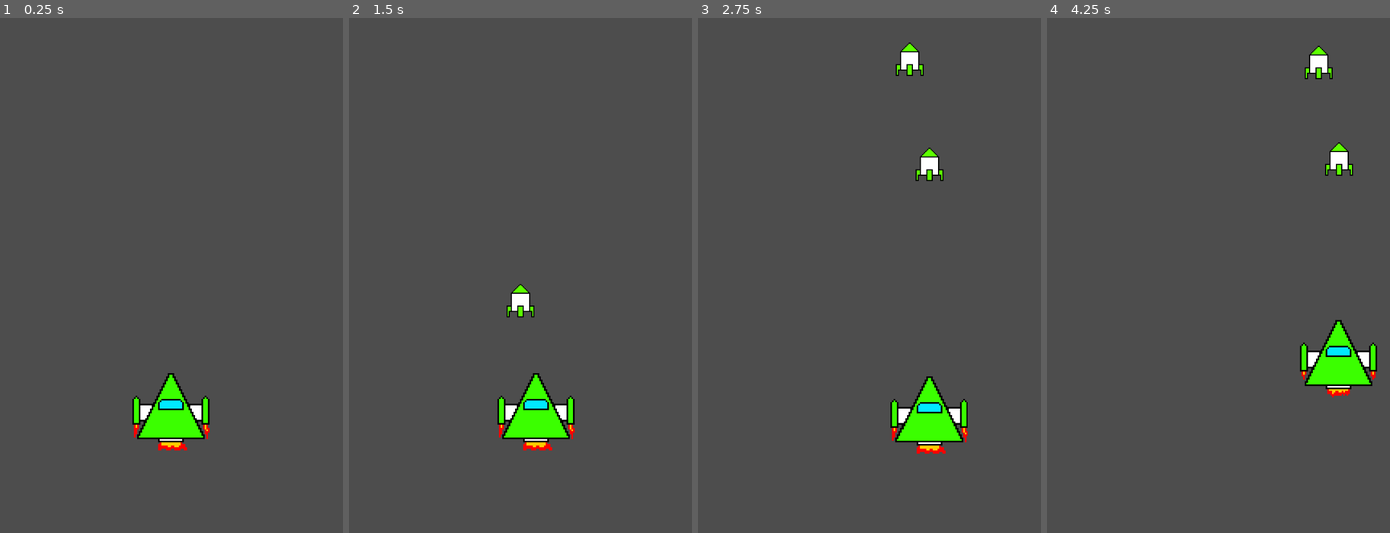
Above: before the commit, frames 1-4 (left to right).
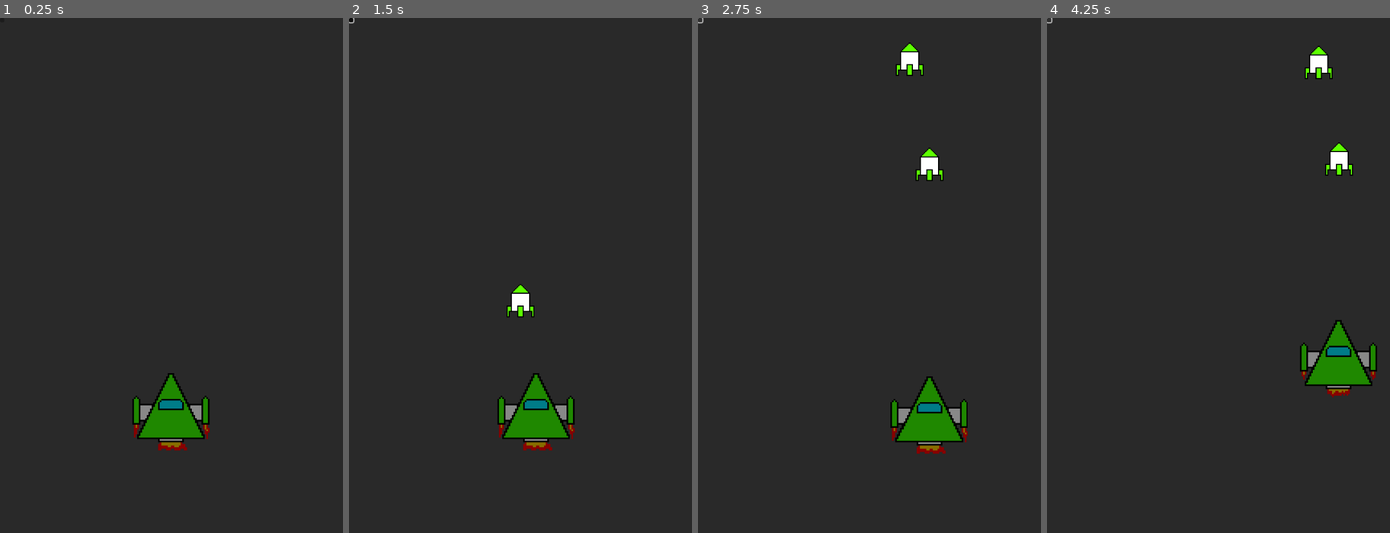
Above: after the commit, the same moments.

Repository: Bartek0x00/Morphing-Mayhem
Game: Godot game, scene res://Scenes/Main.tscn
Same seed, same stepped clock (60 frames per second), same inputs: the game is played once before the commit and once after it.
Inputs (mouse positions are in pixels of both pictures, inside the frame that each line leads up to):
- Up to frame 1 (0.25 s): no input
- Up to frame 2 (1.5 s): click (352, 18) at 0.52 s; hold Right (right) from 1.28 s (still down); hold Space (shoot) from 1.28 s (still down)
- Up to frame 3 (2.75 s): release Right (right) at 2.03 s; release Space (shoot) at 2.03 s; hold Down (down) from 2.03 s (still down); tap Space (shoot) at 2.1 s
- Up to frame 4 (4.25 s): release Down (down) at 2.78 s; hold Right (right) 2.78-3.53 s; hold Space (shoot) 2.78-3.53 s; hold Up (up) from 3.53 s (still down); tap Space (shoot) at 3.6 s

The runs differ from the first frame. In frame 1, 100% of the frame differs, in the area x 0-100%, y 0-100%; in frame 2, 99%; in frame 3, 99%; in frame 4, 99%.

Commit message:
second

Diff:
--- a/Scenes/Main.tscn
+++ b/Scenes/Main.tscn
@@ -120,3 +120,18 @@
 position = Vector2(320, 848)
 scale = Vector2(32, 1)
 shape = SubResource("RectangleShape2D_5107i")
+
+[node name="Pause_menu" type="ColorRect" parent="."]
+offset_right = 640.0
+offset_bottom = 960.0
+color = Color(0, 0, 0, 0.466667)
+
+[node name="Resume" type="Button" parent="Pause_menu"]
+layout_mode = 0
+offset_right = 8.0
+offset_bottom = 8.0
+
+[node name="Exit" type="Button" parent="Pause_menu"]
+layout_mode = 0
+offset_right = 8.0
+offset_bottom = 8.0
--- a/Scripts/Player.gd
+++ b/Scripts/Player.gd
@@ -13,6 +13,14 @@
 		bullet.position = $Marker.global_position
 		get_parent().add_child(bullet)
 		lastTime = currentTime
+
+func toggle_pause():
+	if get_tree().paused == true:
+		get_tree().paused = false
+		$Pause_menu.hide()
+	else:
+		get_tree().paused = true
+		$Pause_menu.show()
 
 func _physics_process(_delta):
 	if Input.is_action_pressed("shoot"):
